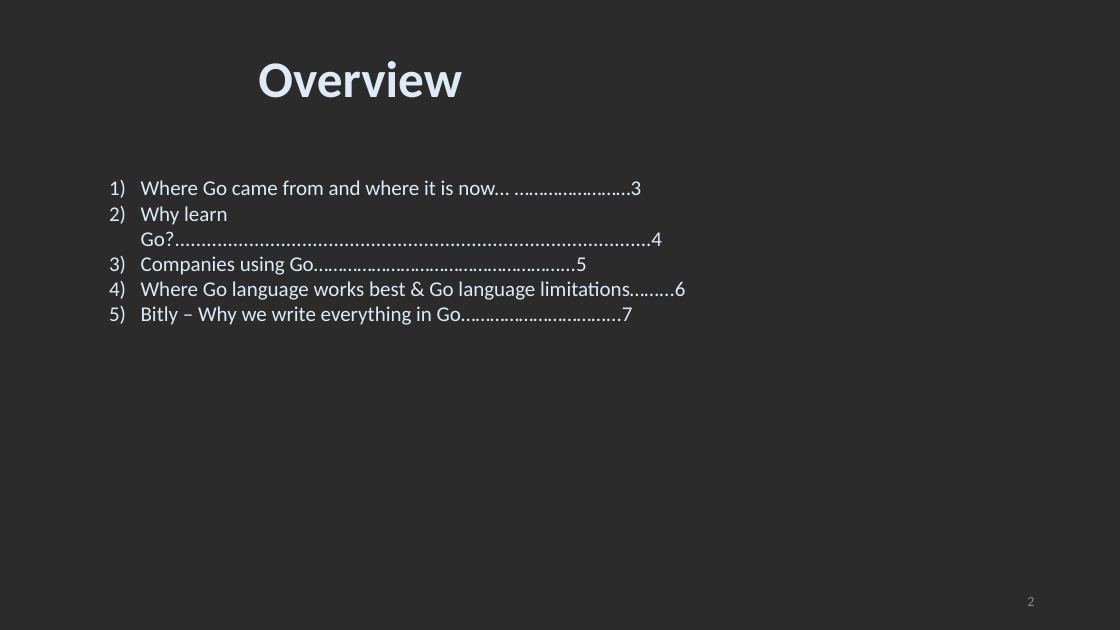
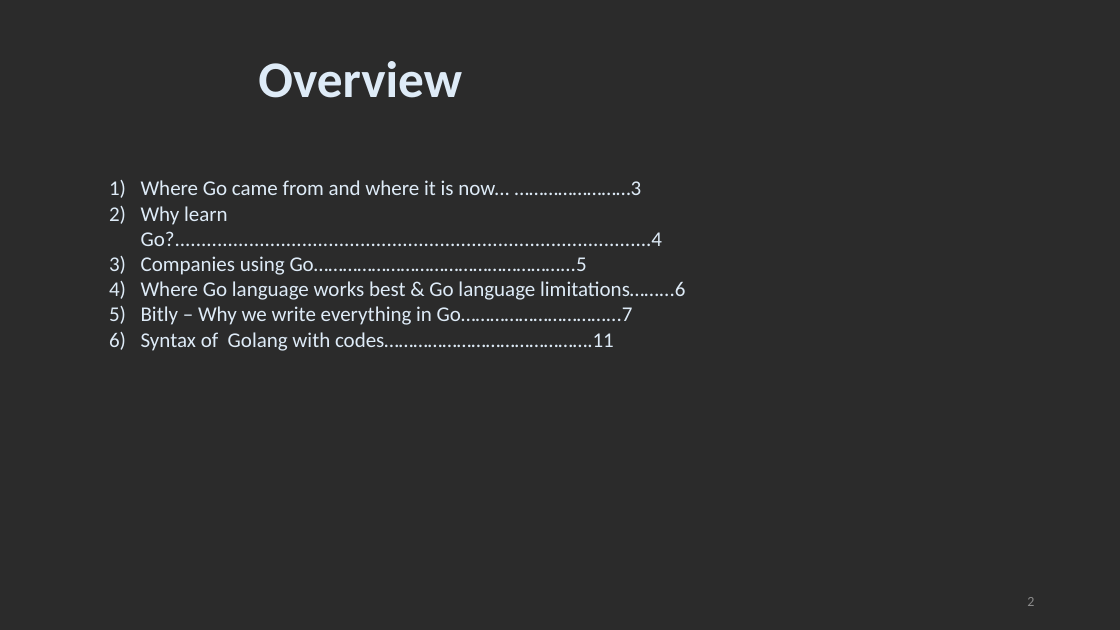
Before and after one commit to eraykaradag/pdp, a slide deck: slide 2 of GO.pptx. Drawn at 1120x630 pixels with LibreOffice and Linux fonts; fonts in the diff are those of the drawing; background and template pictures are left out; a plain dark background stands for a picture behind light text. Boxes give left, top, right and bottom in pixels: in the first picture for what was removed or moved away, otherwise in the second. Text is boxed around its words. In the diff, an @@ line names an element or a change of style, - is before the commit and + after.

```diff
--- a/GO.pptx
+++ b/GO.pptx
@@ text at box(141, 332, 614, 351): paragraph added @@
+6) Syntax of Golang with codes…………………………………….11
```
Also in this commit, not shown: 12 slides added.
